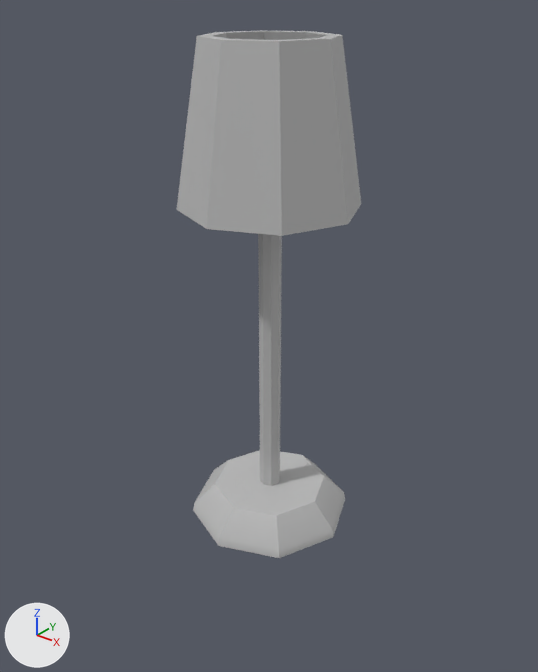
One commit to the FBX model Assets/Models/lamp.fbx: the scene before it, then after it.
Rendered twice from a 50 mm lens placed at (2.44, -3.06, 3.12), pointed at (-0.04, 0.04, 1.2). Lighting does not change. The marker at lower left points along +X, +Y and +Z. Where no turn or scale is listed for an object, it has been applied to the vertices.
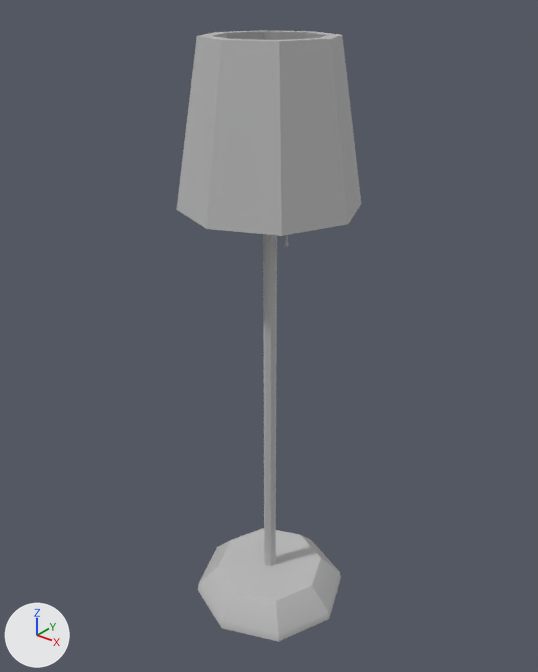
The newer file is also rescaled (x0.657), turned or shifted as a whole; pictures and numbers use the older file's frame.

What differs and where, as boxes [x1, y1, x2, y2] in the pictures (538 x 672 px):
'lamp', moved: before [193, 450, 345, 558]; after [198, 528, 341, 642]
'pCylinder2', mesh rescaled (40% narrower, 32% taller): before [258, 234, 282, 486]; after [263, 234, 277, 566]

What changed in the scene script:
```text
Change me_mesh_001:
    where me_mesh_001.from_pydata(...)  # 18 vertices, 24 faces; spans x -0.06..0.06, y -0.06..0.06, z 0.0..2.42
    used by ob_pcylinder2; location = (0.0, 0.0, 0.0)
    me_mesh_001 part 1: the whole mesh is scaled about its middle by (0.6, 0.6, 1.33), then moved by (0.0, 0.0, -0.29)
Change ob_lamp:
    ob_lamp.location: (0.0, 0.0, 0.0) -> (0.0, 0.0, -0.686)
```
